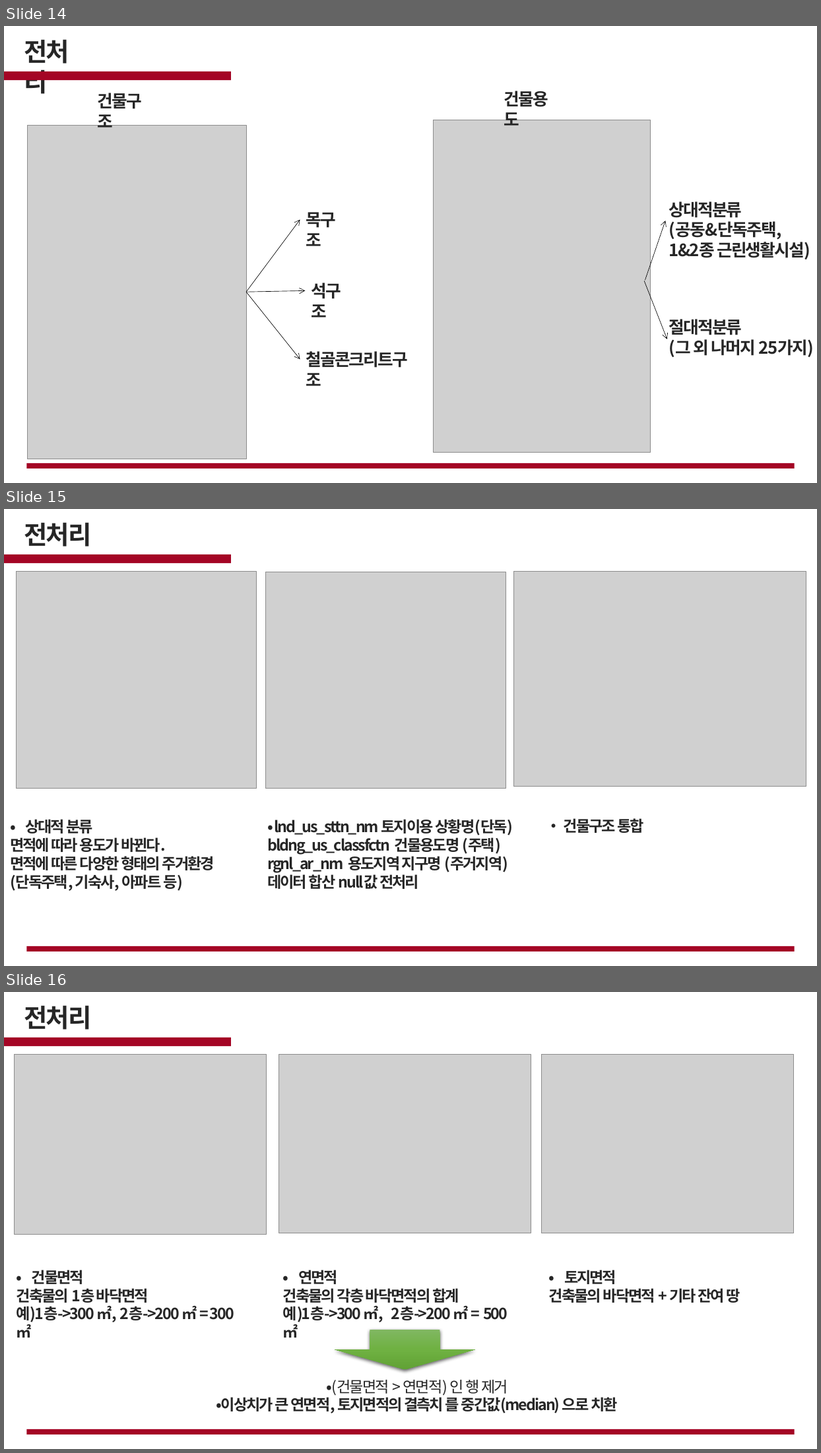
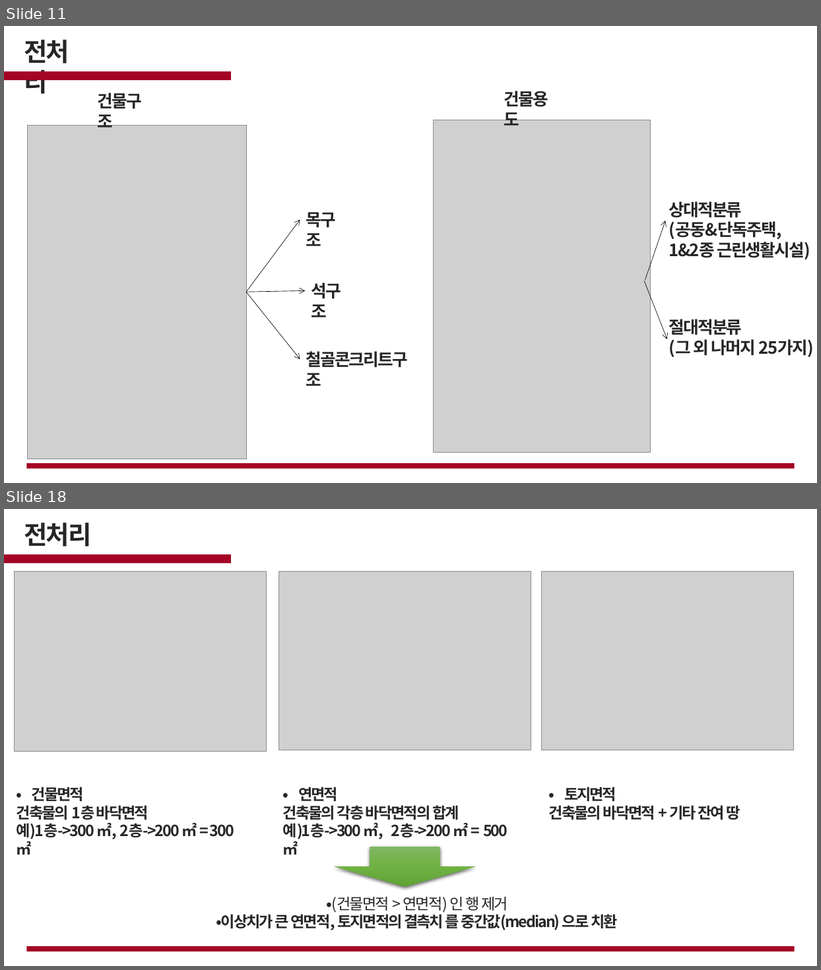
Before and after one commit to cjsgk106/fire-prediction-analysis, a slide deck: work/화재.pptx. Shown one above the other, each under a label of ours: slides 14, 15 and 16 before the commit, slides 11 and 18 after it; the slides between them are not shown. The pictures are 821x1453 and 821x970 pixels, drawn with LibreOffice and Linux fonts; fonts in the diff are those of the drawing; grey boxes stand for pictures; background and template pictures are left out. Boxes give left, top, right and bottom in pixels: in the first picture for what was removed or moved away, otherwise in the second. Text is boxed around its words. In the diff, an @@ line names an element or a change of style, - is before the commit and + after.

```diff
--- a/work/화재.pptx
+++ b/work/화재.pptx
@@ slide 15 removed at (4, 509, 817, 966), background picture (left out) @@
@@ text removed at (24, 522, 91, 547) @@
-전처리
@@ rectangle removed at (4, 555, 231, 563) @@
@@ picture removed at (16, 571, 257, 788) @@
@@ picture removed at (265, 572, 506, 788) @@
@@ picture removed at (514, 571, 806, 787) @@
@@ text removed at (10, 819, 215, 891) @@
-•상대적 분류
-면적에 따라 용도가 바뀐다.
-면적에 따른 다양한 형태의 주거환경
-(단독주택, 기숙사, 아파트 등)
@@ text removed at (267, 819, 513, 889) @@
-• lnd_us_sttn_nm 토지이용 상황명(단독)
-bldng_us_classfctn 건물용도명 (주택)
-rgnl_ar_nm 용도지역 지구명 (주거지역)
-데이터 합산 null값 전처리
@@ text removed at (564, 819, 645, 833) @@
-• 건물구조 통합
@@ rectangle removed at (26, 947, 795, 952) @@
@@ what was slide 14 is now slide 11 @@
@@ what was slide 16 is now slide 18 @@
```
Also in this commit, not shown: 7 slides changed, 4 slides added, 3 other slides removed.
